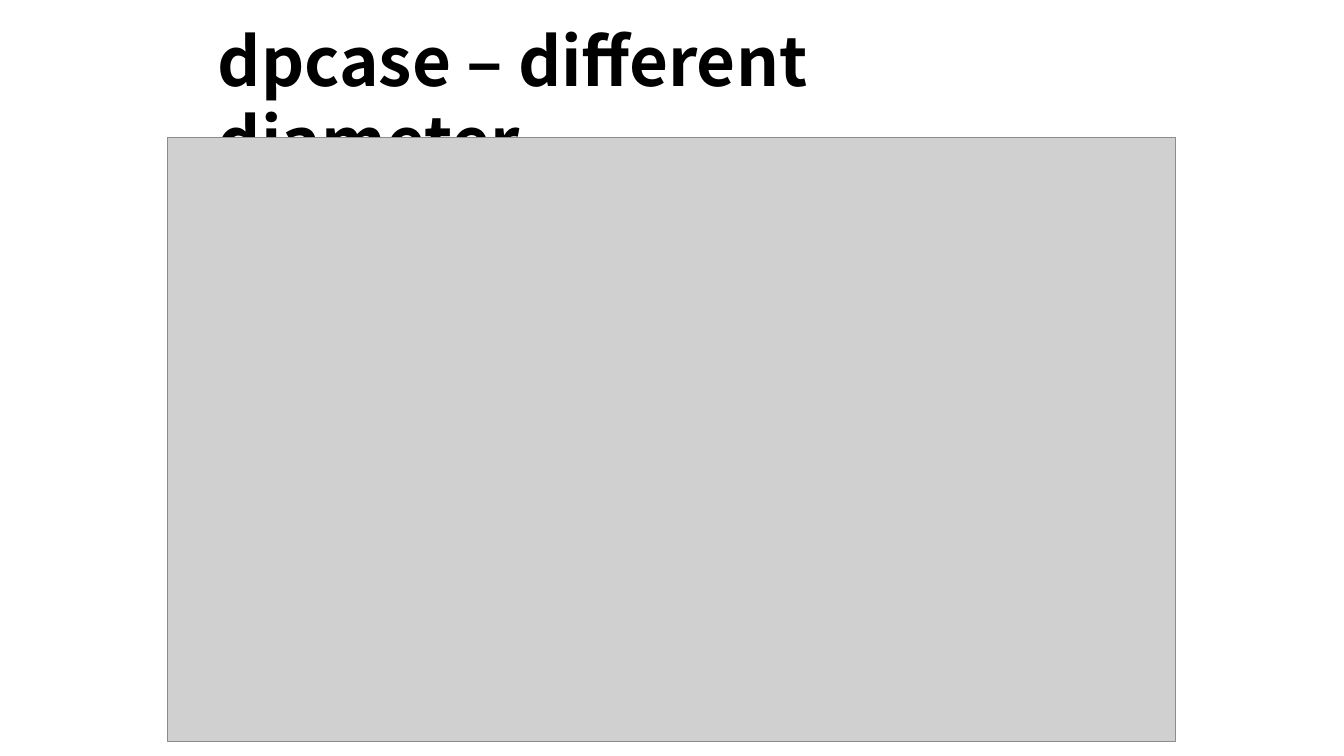
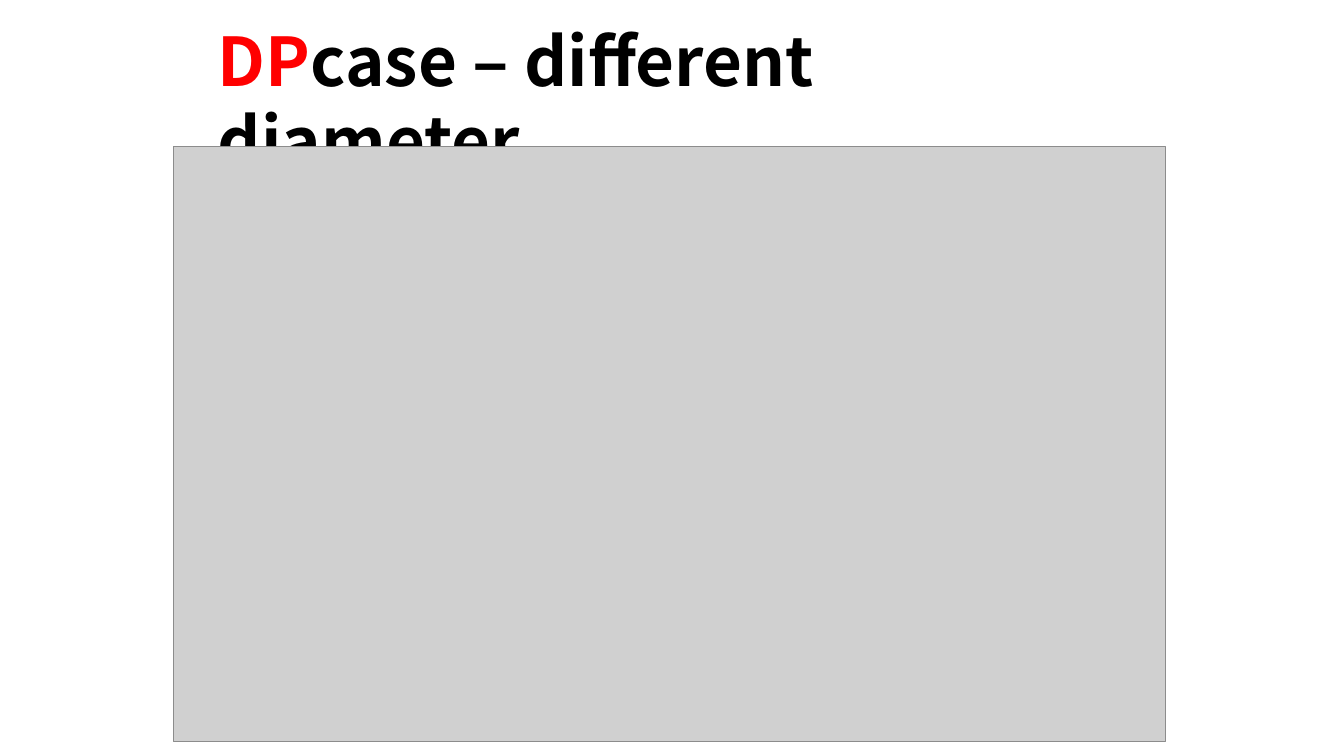
Before and after one commit to ominseo5/robotory_SoftFinger, a slide deck: slide 14 of LabLog.pptx. Drawn at 1344x756 pixels with LibreOffice and Linux fonts; fonts in the diff are those of the drawing; grey boxes stand for pictures. Boxes give left, top, right and bottom in pixels: in the first picture for what was removed or moved away, otherwise in the second. Text is boxed around its words. In the diff, an @@ line names an element or a change of style, - is before the commit and + after.

Commit message:
0809 var-diameter exp completed

```diff
--- a/LabLog.pptx
+++ b/LabLog.pptx
@@ text at [218, 31, 813, 147]: text changed @@
-dpcase – different diameter
+DPcase – different diameter
@@ picture: place and size @@
-picture at [168, 137, 1177, 742]
+picture at [173, 146, 1166, 742]
```
Also in this commit, not shown: 14 other slides changed, 7 other files.
